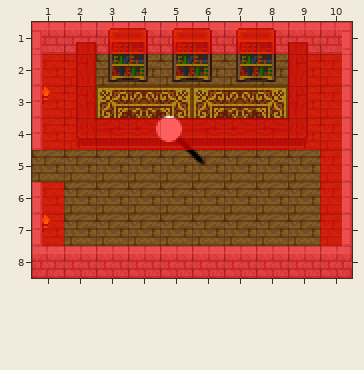
Two states of a Tiled map, sample_game/resources/Maps/fairview.tmx. This is how it looked before the edit.
Cells are 16x16 px. Shown: x 1..10, y 1..8.
Now the later version:
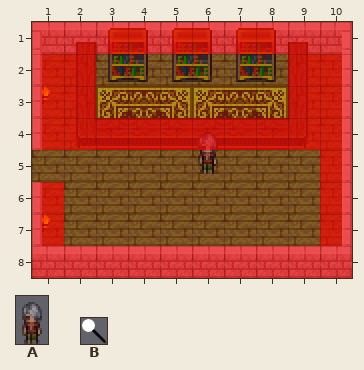
Key: from "Deborah": A 1; from "pinheads_pinhead": B 0.
Objects are placed by their top-left corner, in cells (3,4 is the top-left corner of cell 3,4); size is 1x1 cell unless given.
Diff:
{"where": "layer \"Object Layer 1\""}
{"now": "A \"Deborah\" at 6,4.2 size 1x1.5"}
{"was": "B \"Deborah\" at 4.8,3.9 size 1.6x1.6"}
